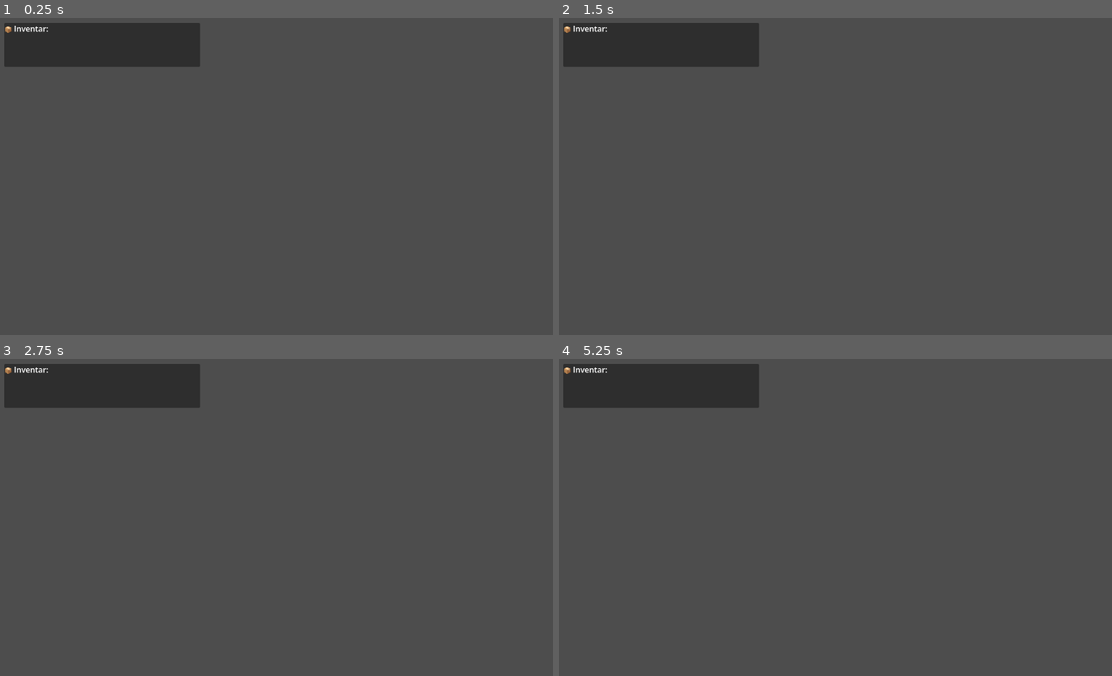
Above: before the commit, frames 1-4 (two rows, left to right).
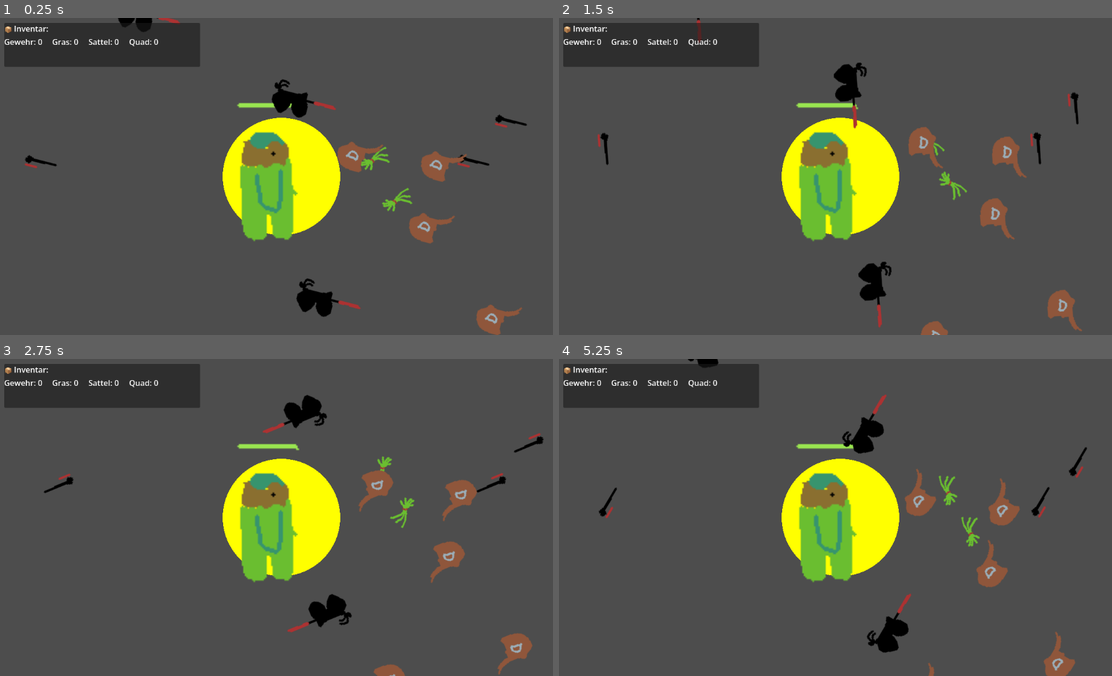
Above: after the commit, the same moments.

Repository: twiederk/Dinojagd
Game: Godot game, scene res://scenes/main/Main.tscn
Two runs of this game, one before a commit and one after it. Both use one fixed random seed, a clock stepped at 60 frames per second and the inputs below.
Inputs:
- Up to frame 1 (0.25 s): no input
- Up to frame 2 (1.5 s): tap Space (ui_select) at 0.6, 0.77, 1.07 s; tap E (collect_item) at 1.35 s
- Up to frame 3 (2.75 s): tap Space (ui_select) at 1.52, 1.55, 1.82, 2.1 s
- Up to frame 4 (5.25 s): tap E (collect_item) at 2.85, 4.35 s; tap Space (ui_select) at 3.02, 3.05, 3.32, 3.6, 3.77, 4.07, 4.52, 4.55, 4.82, 5.1 s

The runs differ from the first frame. In frame 1, 10% of the frame differs, in the area x 0-96%, y 0-100%; in frame 2, 10%; in frame 3, 10%; in frame 4, 10%.
Error before the commit: Parse Error: Identifier "Constants" not declared in the current scope. (res://scripts/main.gd:17)

Commit message:
Fixed compile errors

Diff:
--- a/sourcecode/scenes/main/Main.tscn
+++ b/sourcecode/scenes/main/Main.tscn
@@ -1,21 +1,22 @@
-[gd_scene load_steps=4 format=3 uid="uid://main"]
+[gd_scene format=3 uid="uid://main"]
 
-[ext_resource type="Script" path="res://scripts/main.gd" id="MainScript"]
+[ext_resource type="PackedScene" uid="uid://hud" path="res://scenes/ui/HUD.tscn" id="HUDScene"]
+[ext_resource type="Script" uid="uid://bxoyy8xxw61fo" path="res://scripts/item_spawner.gd" id="ItemSpawnerScript"]
+[ext_resource type="Script" uid="uid://c6bds5wqv3y6h" path="res://scripts/main.gd" id="MainScript"]
 [ext_resource type="PackedScene" uid="uid://player" path="res://scenes/player/Player.tscn" id="PlayerScene"]
-[ext_resource type="PackedScene" uid="uid://hud" path="res://scenes/ui/HUD.tscn" id="HUDScene"]
-[ext_resource type="Script" path="res://scripts/item_spawner.gd" id="ItemSpawnerScript"]
 
-[node name="Main" type="Node2D"]
+[node name="Main" type="Node2D" unique_id=100323129]
 script = ExtResource("MainScript")
 
-[node name="WorldBackground" type="ColorRect" parent="."]
+[node name="WorldBackground" type="ColorRect" parent="." unique_id=1629467920]
+anchors_preset = 15
 anchor_right = 1.0
 anchor_bottom = 1.0
 color = Color(0.2, 0.7, 0.2, 1)
 
-[node name="Player" parent="." instance=ExtResource("PlayerScene")]
+[node name="Player" parent="." unique_id=701113562 instance=ExtResource("PlayerScene")]
 
-[node name="ItemSpawner" type="Node2D" parent="."]
+[node name="ItemSpawner" type="Node2D" parent="." unique_id=157976235]
 script = ExtResource("ItemSpawnerScript")
 
-[node name="HUD" parent="." instance=ExtResource("HUDScene")]
+[node name="HUD" parent="." unique_id=1143066013 instance=ExtResource("HUDScene")]
--- a/sourcecode/scenes/player/Player.tscn
+++ b/sourcecode/scenes/player/Player.tscn
@@ -1,6 +1,7 @@
-[gd_scene load_steps=4 format=3 uid="uid://player"]
+[gd_scene format=3 uid="uid://player"]
 
-[ext_resource type="Script" path="res://scripts/player.gd" id="PlayerScript"]
+[ext_resource type="Texture2D" uid="uid://qd7gns3gulhg" path="res://assets/Spieler.png" id="2_gfjak"]
+[ext_resource type="Script" uid="uid://bhq7xviagjy4k" path="res://scripts/player.gd" id="PlayerScript"]
 
 [sub_resource type="CapsuleShape2D" id="PlayerCollision"]
 radius = 12.0
@@ -9,21 +10,22 @@
 [sub_resource type="CircleShape2D" id="DetectionShape"]
 radius = 80.0
 
-[node name="Player" type="CharacterBody2D"]
+[node name="Player" type="CharacterBody2D" unique_id=212906186]
 position = Vector2(640, 360)
 script = ExtResource("PlayerScript")
 
-[node name="AnimatedSprite2D" type="Sprite2D" parent="."]
+[node name="AnimatedSprite2D" type="Sprite2D" parent="." unique_id=334063367]
 scale = Vector2(2, 2)
+texture = ExtResource("2_gfjak")
 offset = Vector2(0, -8)
 
-[node name="CollisionShape2D" type="CollisionShape2D" parent="."]
+[node name="CollisionShape2D" type="CollisionShape2D" parent="." unique_id=1969833680]
 shape = SubResource("PlayerCollision")
 
-[node name="DetectionArea" type="Area2D" parent="."]
+[node name="DetectionArea" type="Area2D" parent="." unique_id=833298036]
 
-[node name="CollisionShape2D" type="CollisionShape2D" parent="DetectionArea"]
+[node name="CollisionShape2D" type="CollisionShape2D" parent="DetectionArea" unique_id=1194647066]
 shape = SubResource("DetectionShape")
 
-[node name="Camera2D" type="Camera2D" parent="."]
+[node name="Camera2D" type="Camera2D" parent="." unique_id=1020202834]
 zoom = Vector2(1.5, 1.5)
--- a/sourcecode/scripts/constants.gd
+++ b/sourcecode/scripts/constants.gd
@@ -2,7 +2,7 @@
 
 # ItemType Enum - definiert alle sammelbaren Items
 enum ItemType {
-	GUN,      # Gewehr - Gwer.png
+	GUN,      # Gewehr - Gewehr.png
 	GRASS,    # Gras - Gras.png
 	SADDLE,   # Sattel - Sattel.png
 	QUAD      # Quad - Quad.png
@@ -11,7 +11,7 @@
 # Item Metadaten - Sprite-Pfade und Properties
 const ITEM_DATA = {
 	ItemType.GUN: {
-		"sprite_path": "res://assets/Gwer.png",
+		"sprite_path": "res://assets/Gewehr.png",
 		"display_name": "Gewehr",
 		"collection_radius": 50.0
 	},
--- a/sourcecode/scripts/hud.gd
+++ b/sourcecode/scripts/hud.gd
@@ -1,4 +1,6 @@
 extends CanvasLayer
+
+var Constants = preload("res://scripts/constants.gd")
 
 # UI References
 var inventory_labels: Dictionary = {}
--- a/sourcecode/scripts/item.gd
+++ b/sourcecode/scripts/item.gd
@@ -1,7 +1,9 @@
 extends Area2D
 
+var Constants = preload("res://scripts/constants.gd")
+
 # Export: Item-Typ wird im Editor gesetzt
-@export var item_type: int = Constants.ItemType.GUN
+@export var item_type: int = 0
 
 # Sprite
 @onready var sprite = $Sprite2D
--- a/sourcecode/scripts/item_spawner.gd
+++ b/sourcecode/scripts/item_spawner.gd
@@ -1,4 +1,6 @@
 extends Node2D
+
+var Constants = preload("res://scripts/constants.gd")
 
 # Item-Szene preload
 var item_scene = preload("res://scenes/items/Item.tscn")
--- a/sourcecode/scripts/main.gd
+++ b/sourcecode/scripts/main.gd
@@ -1,4 +1,6 @@
 extends Node2D
+
+var Constants = preload("res://scripts/constants.gd")
 
 # References
 @onready var player = $Player
@@ -14,21 +16,21 @@
 	if hud and player:
 		hud.update_inventory(player.get_inventory())
 
-	if Constants.DEBUG_MODE:
-		print("✓ Main scene initialized")
-		print("  Items spawned: %d" % item_spawner.get_spawned_item_count())
+	print("✓ Main scene initialized")
+	print("  Items spawned: %d" % item_spawner.get_spawned_item_count())
+
 
 func _process(delta: float) -> void:
 	# Optional: Debug-Info anzeigen
-	if Constants.DEBUG_MODE and Input.is_action_just_pressed("ui_select"):  # Space
+	if Input.is_action_just_pressed("ui_select"):  # Space
 		var count = item_spawner.get_spawned_item_count()
 		print("Debug: %d Items in world" % count)
+
 
 func _on_player_item_collected(item_type: int, count: int) -> void:
 	"""Wird aufgerufen wenn der Spieler ein Item sammelt."""
 	if hud:
 		hud.update_inventory(player.get_inventory())
 
-	if Constants.DEBUG_MODE:
-		var item_name = Constants.ITEM_DATA[item_type]["display_name"]
-		print("→ HUD updated: %s x%d" % [item_name, count])
+	var item_name = Constants.ITEM_DATA[item_type]["display_name"]
+	print("→ HUD updated: %s x%d" % [item_name, count])
--- a/sourcecode/scripts/player.gd
+++ b/sourcecode/scripts/player.gd
@@ -1,8 +1,9 @@
 extends CharacterBody2D
+
+var Constants = preload("res://scripts/constants.gd")
 
 # Physics
 var speed: float = Constants.PLAYER_SPEED
-var velocity: Vector2 = Vector2.ZERO
 
 # Inventar: Dict[ItemType, int]
 var inventory: Dictionary = {}
@@ -50,7 +51,7 @@
 		velocity = Vector2.ZERO
 
 	# Bewegung anwenden
-	velocity = move_and_slide(velocity)
+	move_and_slide()
 
 	# Debug: Position anzeigen (optional)
 	if Constants.DEBUG_MODE:
Not shown, added: sourcecode/scripts/constants.gd.uid
Not shown, added: sourcecode/scripts/hud.gd.uid
Not shown, added: sourcecode/scripts/item.gd.uid
Not shown, added: sourcecode/scripts/item_spawner.gd.uid
Not shown, added: sourcecode/scripts/main.gd.uid
Not shown, added: sourcecode/scripts/player.gd.uid
